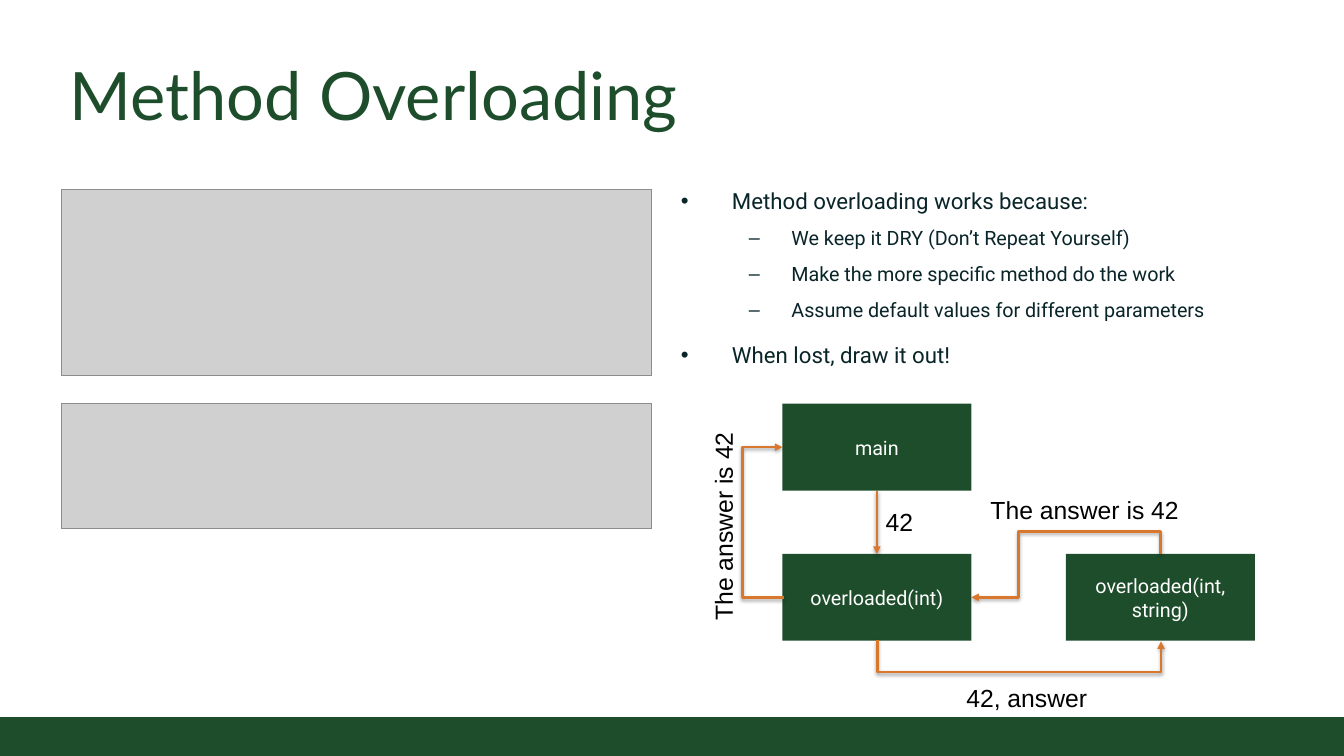
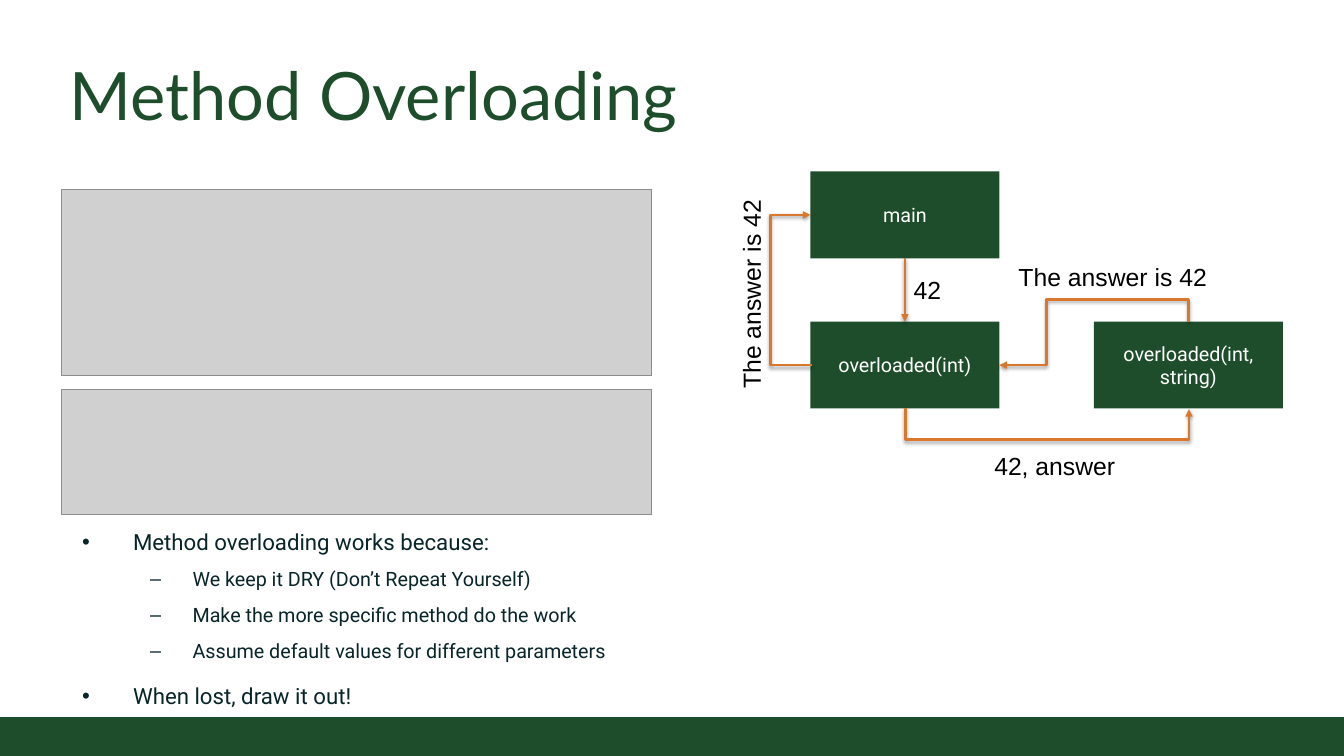
Before and after one commit to coloradostateuniversity/CSUCS1ClassExamples, a slide deck: slide 3 of slides/Online/2020/12 - More Methods.pptx. Drawn at 1344x756 pixels with LibreOffice and Linux fonts; fonts in the diff are those of the drawing; grey boxes stand for pictures; background and template pictures are left out. Boxes give left, top, right and bottom in pixels: in the first picture for what was removed or moved away, otherwise in the second. Text is boxed around its words. In the diff, an @@ line names an element or a change of style, - is before the commit and + after.

```diff
--- a/slides/Online/2020/12 - More Methods.pptx
+++ b/slides/Online/2020/12 - More Methods.pptx
@@ arrow moved from (877, 491) - (877, 554) to (905, 258) - (905, 322) @@
@@ text "42": place and size @@
-text "42" at (886,513,913,531)
+text "42" at (914,281,941,299)
@@ 3 texts, 2 elbow arrows, 1 rectangle: place and size @@
-3 texts, 2 elbow arrows, 1 rectangle at (711,434,1254,711)
+3 texts, 2 elbow arrows, 1 rectangle at (739,202,1283,479)
@@ picture: place and size @@
-picture at (61,404,652,529)
+picture at (61,390,652,515)
@@ 2 rectangles, 1 elbow arrow: place and size @@
-2 rectangles, 1 elbow arrow at (783,404,1161,672)
+2 rectangles, 1 elbow arrow at (810,172,1189,440)
@@ text "Method overloading works because:": place and size @@
-text "Method overloading works because:" at (732,192,1204,366)
+text "Method overloading works because:" at (133,533,605,707)
```
Also in this commit, not shown: 4 other slides changed, 13 other files.
